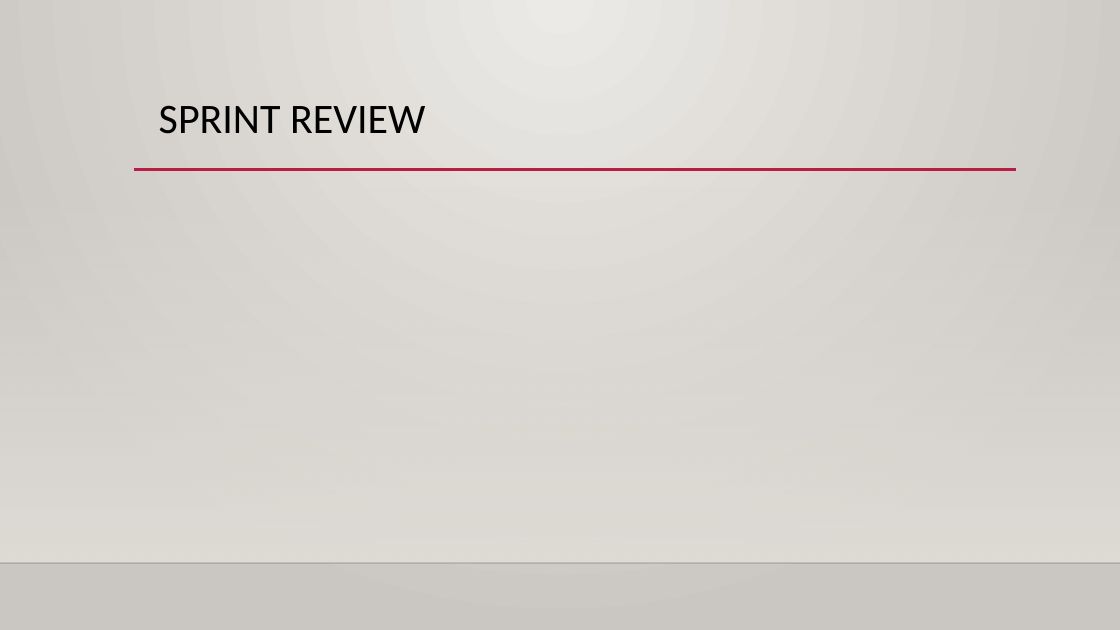
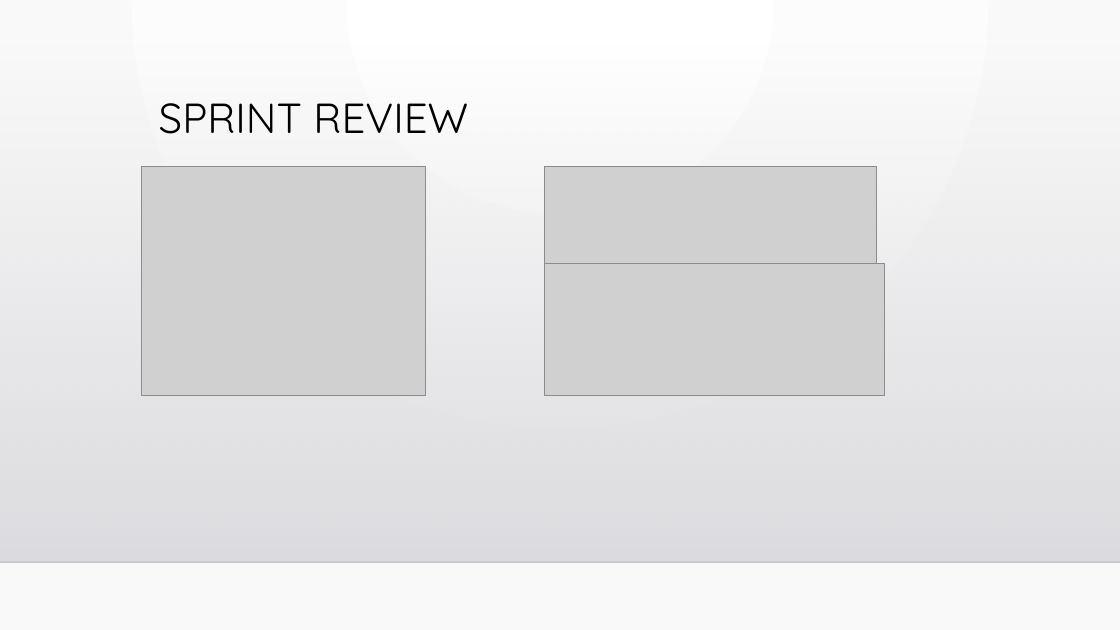
Before and after one commit to cbarralesp/tiendaevaluacion3, a slide deck: slide 8 of PRESENTACION DE EVALUACION.pptx (slide 7 before the commit). Drawn at 1120x630 pixels with LibreOffice and Linux fonts; fonts in the diff are those of the drawing; grey boxes stand for pictures; background and template pictures are left out. Boxes give left, top, right and bottom in pixels: in the first picture for what was removed or moved away, otherwise in the second. Text is boxed around its words. In the diff, an @@ line names an element or a change of style, - is before the commit and + after.

```diff
--- a/PRESENTACION DE EVALUACION.pptx
+++ b/PRESENTACION DE EVALUACION.pptx
@@ background gradient #ECEAE7 to #CAC7C1 to gradient #FFFFFF to #FAFAFA @@
@@ rectangle resized from (x1=0, y1=186, x2=1120, y2=563) to (x1=0, y1=43, x2=1120, y2=562) @@
@@ rectangle at (x1=0, y1=43, x2=1120, y2=562): fill gradient #DFDBD5 to gradient #DCDCE0 to #DEDEE2 @@
@@ text "SPRINT REVIEW" at (x1=159, y1=103, x2=468, y2=134): font Calibri to Quicksand @@
@@ line removed from (134, 170) to (1017, 170) @@
@@ picture added at (x1=141, y1=166, x2=426, y2=396) @@
@@ picture added at (x1=545, y1=166, x2=877, y2=270) @@
@@ picture added at (x1=545, y1=264, x2=885, y2=396) @@
```
Also in this commit, not shown: 7 other slides changed, 4 slides added, 14 other files.
